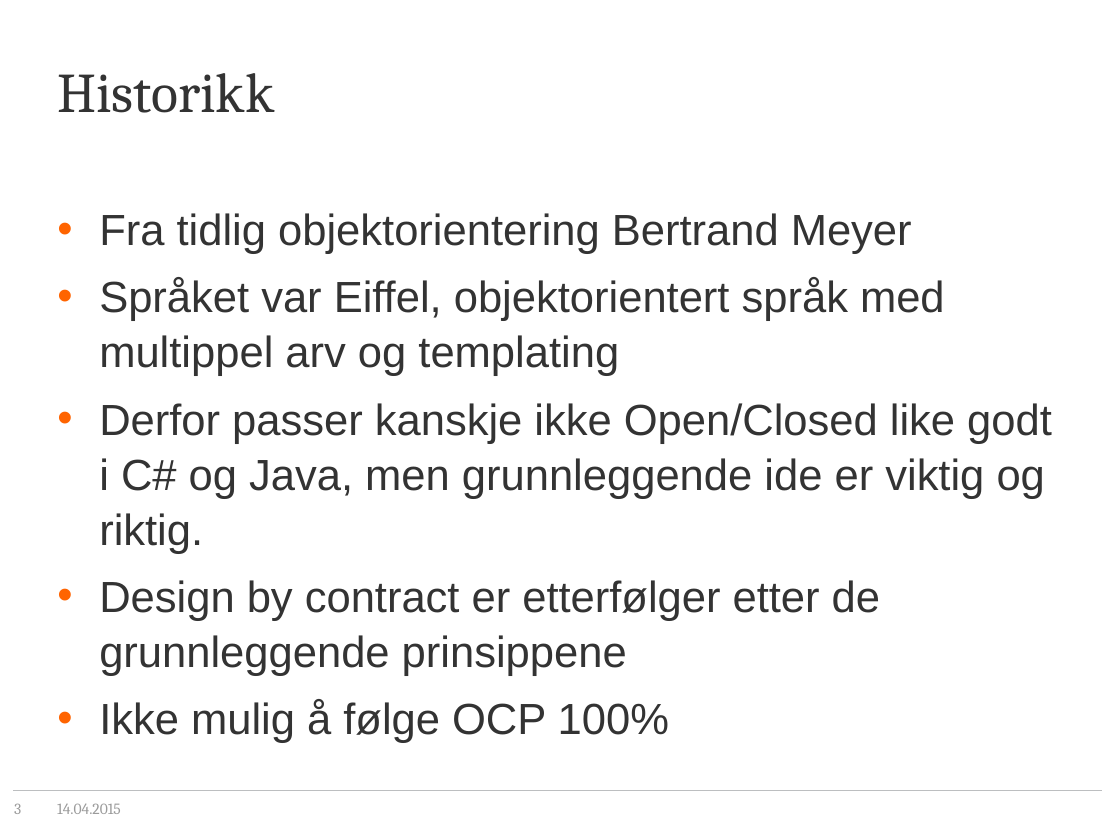
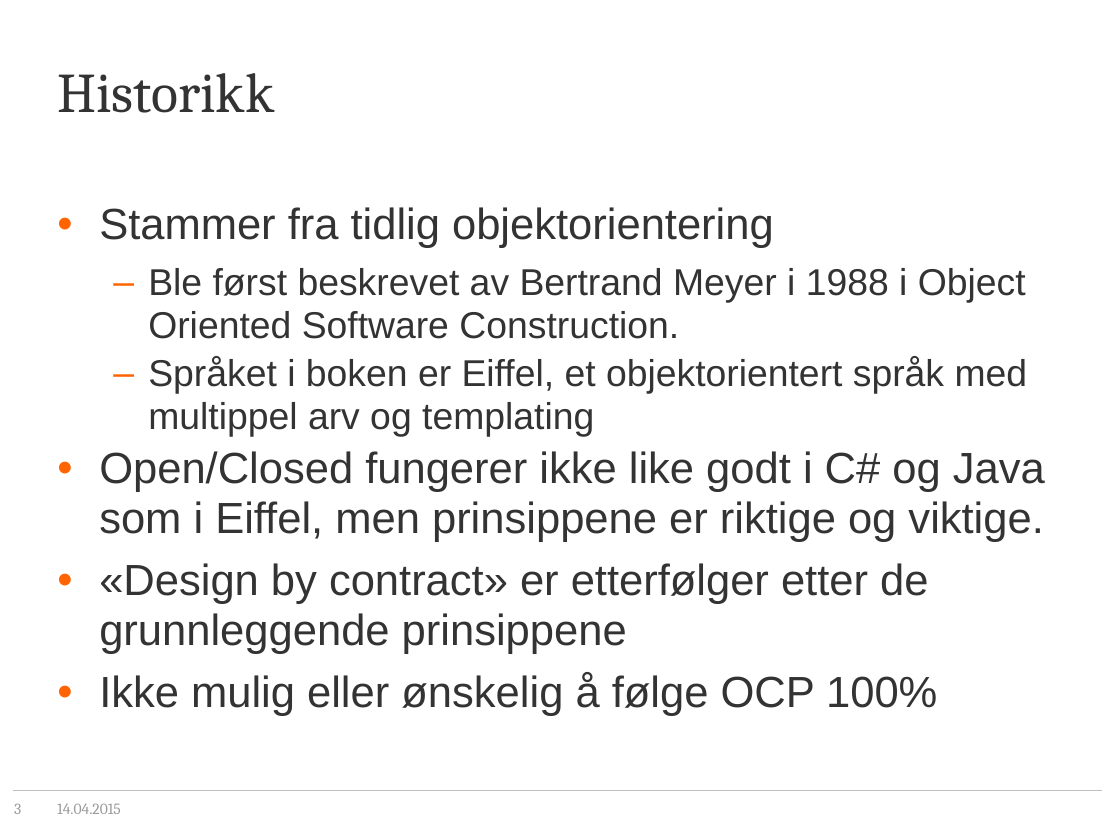
Before and after one commit to bouvet/soild-2, a slide deck: slide 3 of OpenClosedPrinciple.pptx. Drawn at 1120x840 pixels with LibreOffice and Linux fonts; fonts in the diff are those of the drawing; background and template pictures are left out. Boxes give left, top, right and bottom in pixels: in the first picture for what was removed or moved away, otherwise in the second. Text is boxed around its words. In the diff, an @@ line names an element or a change of style, - is before the commit and + after.

```diff
--- a/OpenClosedPrinciple.pptx
+++ b/OpenClosedPrinciple.pptx
@@ text at box(99, 207, 1045, 716): text changed @@
-• Fra tidlig objektorientering Bertrand Meyer
-• Språket var Eiffel, objektorientert språk med multippel arv og templating
-• Derfor passer kanskje ikke Open/Closed like godt i C# og Java, men grunnleggende ide er viktig og riktig.
-• Design by contract er etterfølger etter de grunnleggende prinsippene
-• Ikke mulig å følge OCP 100%
+• Stammer fra tidlig objektorientering
+  – Ble først beskrevet av Bertrand Meyer i 1988 i Object Oriented Software Construction.
+  – Språket i boken er Eiffel, et objektorientert språk med multippel arv og templating
+• Open/Closed fungerer ikke like godt i C# og Java som i Eiffel, men prinsippene er riktige og viktige.
+• «Design by contract» er etterfølger etter de grunnleggende prinsippene
+• Ikke mulig eller ønskelig å følge OCP 100%
```
Also in this commit, not shown: 1 other slide changed.
